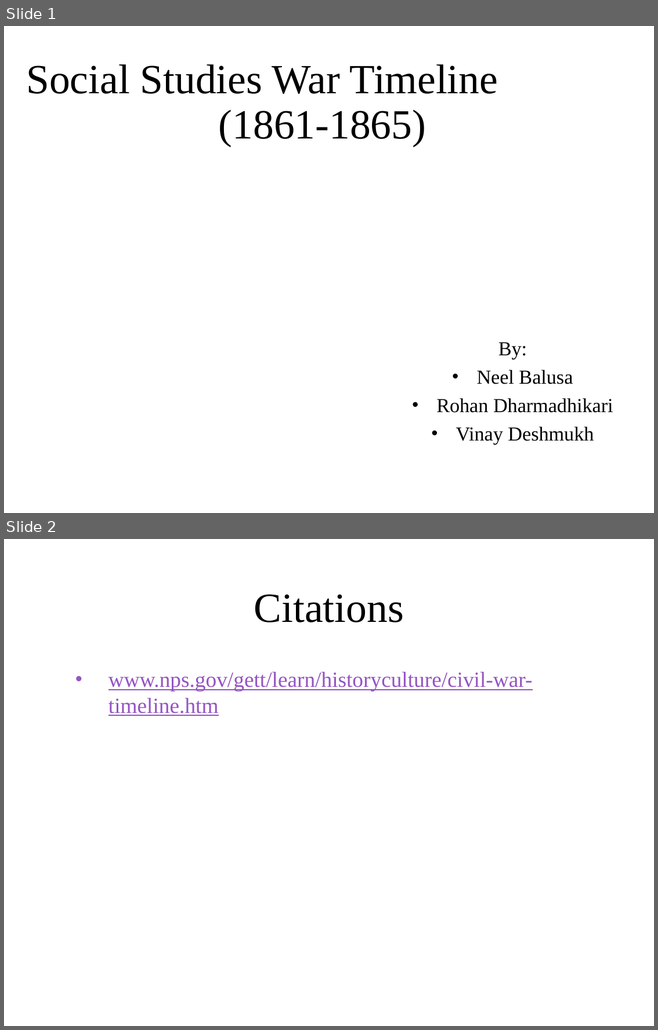
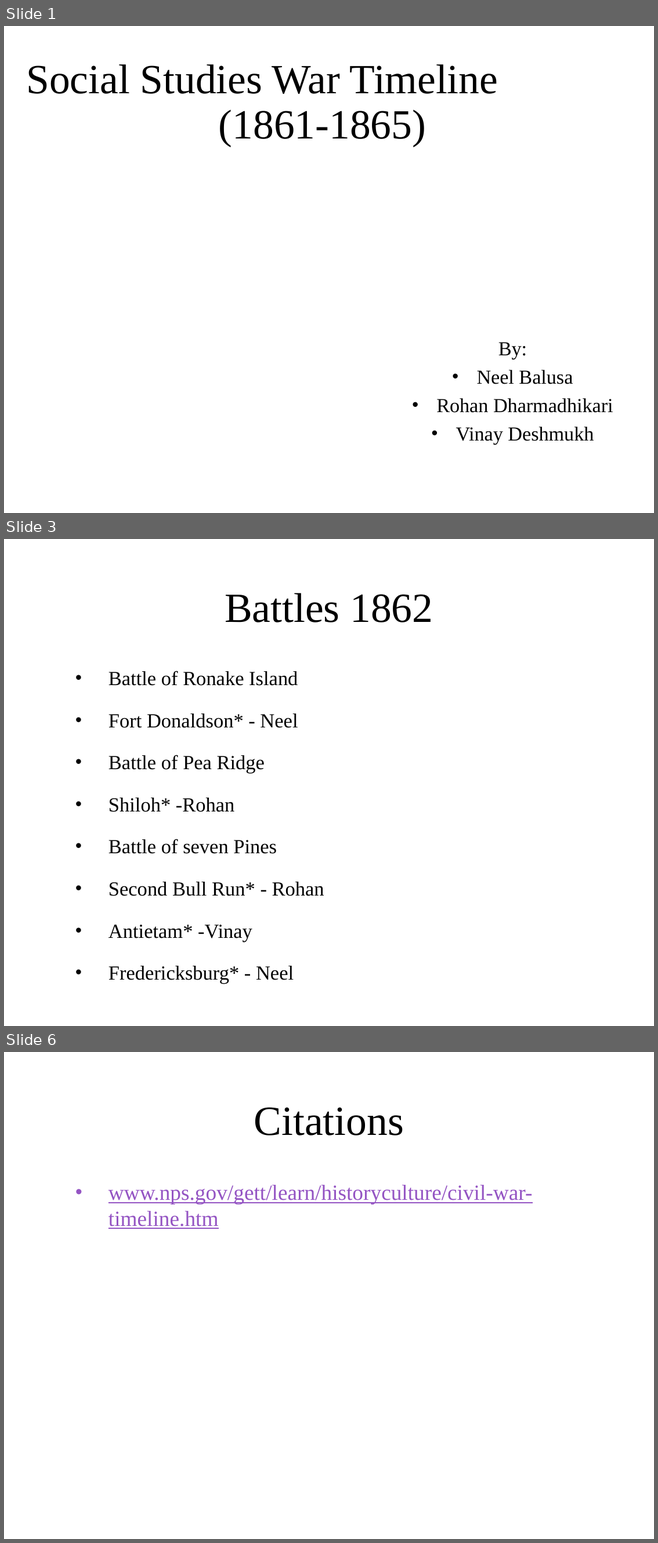
Before and after one commit to ngb3748/SS-Archive-proj, a slide deck: Archive project.pptx. Shown one above the other, each under a label of ours: slides 1 and 2 before the commit, slides 1, 3 and 6 after it; the slides between them are not shown. The pictures are 658x1030 and 658x1543 pixels, drawn with LibreOffice and Linux fonts; fonts in the diff are those of the drawing; background and template pictures are left out. Boxes give left, top, right and bottom in pixels: in the first picture for what was removed or moved away, otherwise in the second. Text is boxed around its words. In the diff, an @@ line names an element or a change of style, - is before the commit and + after.

```diff
--- a/Archive project.pptx
+++ b/Archive project.pptx
@@ slide 3 added at bbox=[4, 539, 654, 1026], background picture (left out) @@
@@ title added at bbox=[224, 593, 433, 623], 46 pt, text #000000 @@
+Battles 1862
@@ text added at bbox=[108, 671, 324, 942], 22.2 pt, text #000000 @@
+• Battle of Ronake Island
+• Fort Donaldson* - Neel
+• Battle of Pea Ridge
+• Shiloh* -Rohan
+• Battle of seven Pines
+• Second Bull Run* - Rohan
+• Antietam* -Vinay
+• Fredericksburg* - Neel
@@ what was slide 2 is now slide 6 @@
```
Also in this commit, not shown: 3 other slides added, 1 other file.
